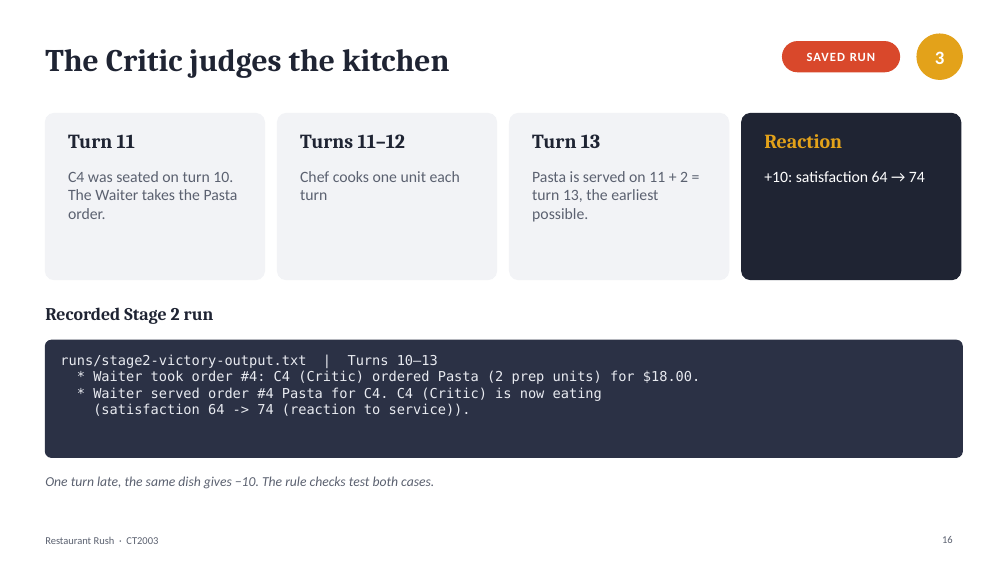
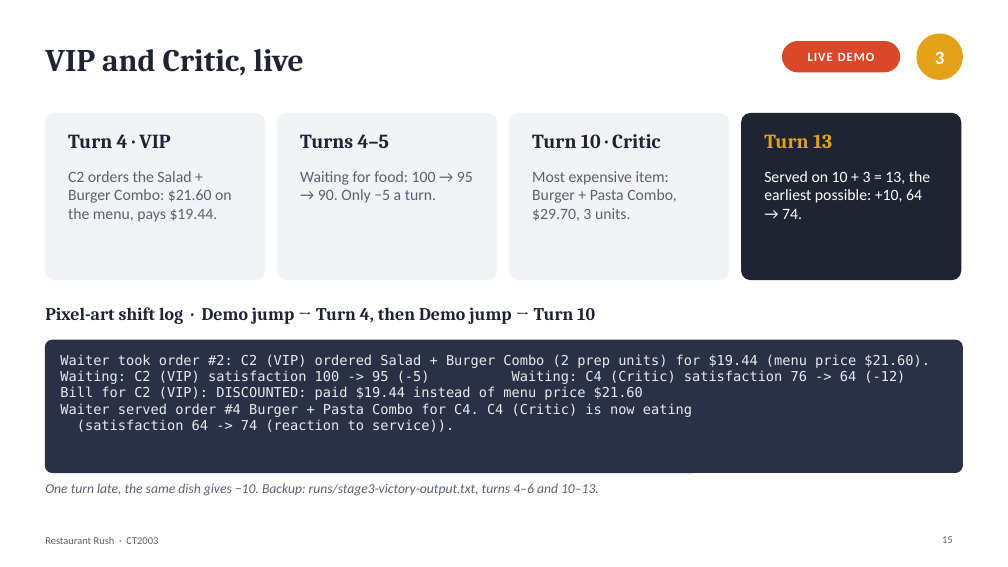
Before and after one commit to JeremyChooCK/CT2003-Restaurant-Rush, a slide deck: slide 15 of docs/presentation/RestaurantRush_Presentation.pptx (slide 16 before the commit). Drawn at 1008x567 pixels with LibreOffice and Linux fonts; fonts in the diff are those of the drawing. Boxes give left, top, right and bottom in pixels: in the first picture for what was removed or moved away, otherwise in the second. Text is boxed around its words. In the diff, an @@ line names an element or a change of style, - is before the commit and + after.

```diff
--- a/docs/presentation/RestaurantRush_Presentation.pptx
+++ b/docs/presentation/RestaurantRush_Presentation.pptx
@@ title at (45,49,303,75): text changed @@
-The Critic judges the kitchen
+VIP and Critic, live
@@ text at (808,52,875,61): text changed @@
-SAVED RUN
+LIVE DEMO
@@ text at (68,134,171,148): text changed @@
-Turn 11
+Turn 4 · VIP
@@ text at (300,134,389,148): text changed @@
-Turns 11–12
+Turns 4–5
@@ text at (532,134,660,148): text changed @@
-Turn 13
+Turn 10 · Critic
@@ text at (764,134,832,148): text changed @@
-Reaction
+Turn 13
@@ text at (68,171,232,222): text changed @@
-C4 was seated on turn 10. The Waiter takes the Pasta order.
+C2 orders the Salad + Burger Combo: $21.60 on the menu, pays $19.44.
@@ text at (300,171,473,203): text changed @@
-Chef cooks one unit each turn
+Waiting for food: 100 → 95 → 90. Only −5 a turn.
@@ text at (532,171,676,221): text changed @@
-Pasta is served on 11 + 2 = turn 13, the earliest possible.
+Most expensive item: Burger + Pasta Combo, $29.70, 3 units.
@@ text at (764,171,930,219): text changed @@
-+10: satisfaction 64 → 74
+Served on 10 + 3 = 13, the earliest possible: +10, 64 → 74.
@@ text at (45,307,595,324): text changed @@
-Recorded Stage 2 run
+Pixel-art shift log · Demo jump → Turn 4, then Demo jump → Turn 10
@@ rounded rectangle: place and size @@
-rounded rectangle at (45,340,963,457)
+rounded rectangle at (45,340,963,473)
@@ text at (60,354,930,417): text changed @@
-runs/stage2-victory-output.txt | Turns 10–13
-* Waiter took order #4: C4 (Critic) ordered Pasta (2 prep units) for $18.00.
-* Waiter served order #4 Pasta for C4. C4 (Critic) is now eating
+Waiter took order #2: C2 (VIP) ordered Salad + Burger Combo (2 prep units) for $19.44 (menu price $21.60).
+Waiting: C2 (VIP) satisfaction 100 -> 95 (-5) Waiting: C4 (Critic) satisfaction 76 -> 64 (-12)
+Bill for C2 (VIP): DISCOUNTED: paid $19.44 instead of menu price $21.60
+Waiter served order #4 Burger + Pasta Combo for C4. C4 (Critic) is now eating
@@ text at (45,483,599,496): text changed @@
-One turn late, the same dish gives −10. The rule checks test both cases.
+One turn late, the same dish gives −10. Backup: runs/stage3-victory-output.txt, turns 4–6 and 10–13.
```
Also in this commit, not shown: 1 other slide changed.
